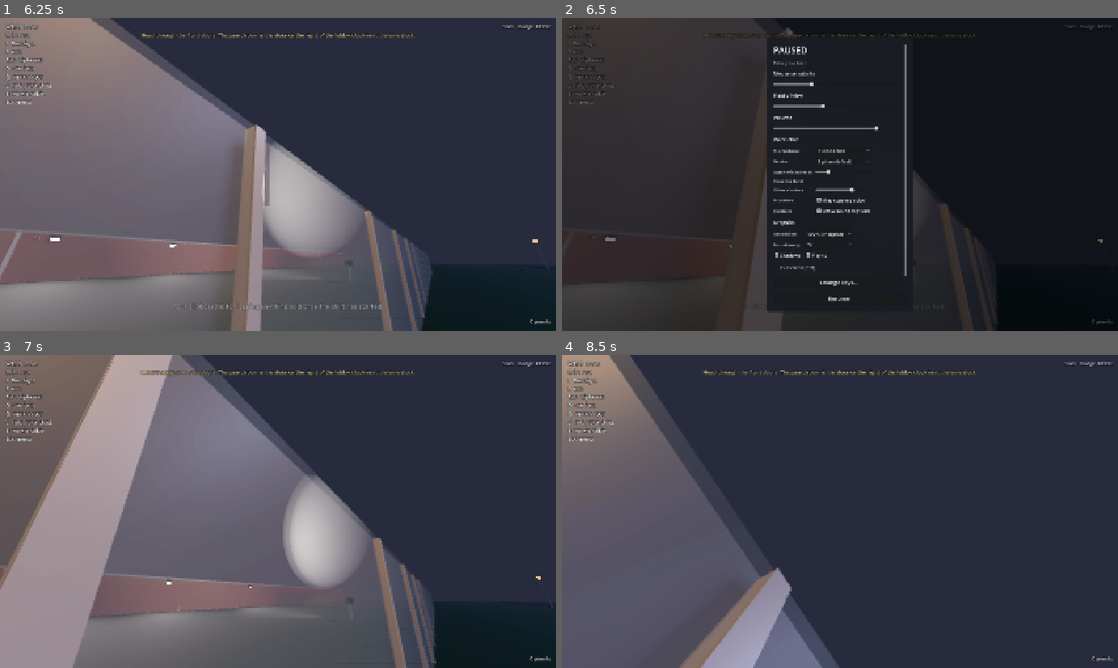
Above: before the commit, frames 1-4 (two rows, left to right).
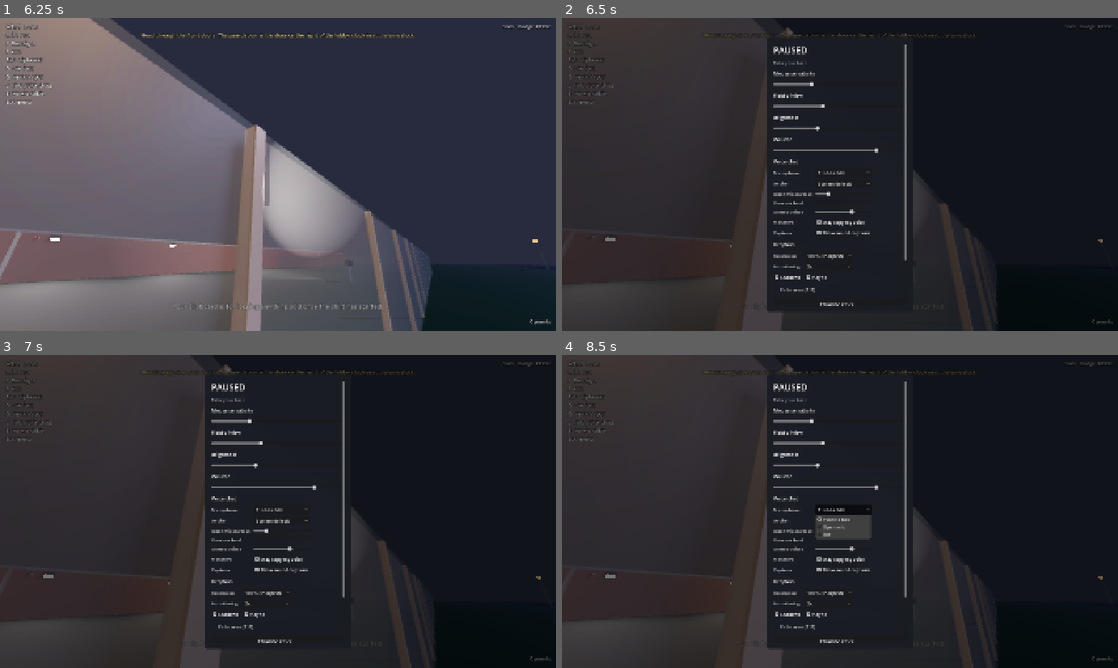
Above: after the commit, the same moments.

Repository: Travis700/Game
Game: Godot game, scene res://scenes/main.tscn
Two runs of this game, one before a commit and one after it. Both use one fixed random seed, a clock stepped at 60 frames per second and the inputs below.
Inputs (mouse positions are in pixels of both pictures, inside the frame that each line leads up to):
- Up to frame 1 (6.25 s): click "Normal nights (12 min)" at 0.5 s; click "Normal nights (12 min)" at 1.25 s; click "Play solo" at 2 s; tap Enter at 2.75 s; move the mouse to (305, 174) at 2.77 s; hold Tab (clipboard) 2.78-3.53 s; hold W (move_forward) from 2.78 s (still down); click (305, 174) at 2.92 s; move the mouse to (250, 174) at 3.52 s; tap R (compare) at 3.6 s; move the mouse to (289, 168) at 4.27 s; hold F (flashlight) 4.28-5.03 s; move the mouse to (272, 180) at 5.02 s; tap E (interact) at 5.1 s; click (272, 180) at 5.17 s; move the mouse to (316, 177) at 5.77 s; tap 1 (monitor_1) at 5.85 s
- Up to frame 2 (6.5 s): keep holding W (move_forward); tap Escape (pause) at 6.4 s
- Up to frame 3 (7 s): release W (move_forward) at 6.5 s; click "Resume" at 6.5 s
- Up to frame 4 (8.5 s): move the mouse to (795, 508) at 7.27 s; hold W (move_forward) from 7.28 s (still down); tap 2 (monitor_2) at 7.35 s; move the mouse to (845, 511) at 8.02 s; tap 3 (monitor_3) at 8.1 s; click (845, 511) at 8.17 s

Frame 1 is identical in both runs. In frame 2, 1.9% of the frame differs, in the area x 38-62%, y 31-92%; in frame 3, 95%, in the area x 0-100%, y 0-100%; in frame 4, 79%.

Commit message:
Brightness setting in the menu
Co-Authored-By: Claude Opus 5.5 <noreply@anthropic.com>
Claude-Session: https://claude.ai/code/session_015YKvNgaJwTwAVL8wj2PRTQ

Diff:
--- a/scripts/main.gd
+++ b/scripts/main.gd
@@ -1881,7 +1881,9 @@
 
 	var world_env := WorldEnvironment.new()
 	world_env.environment = env
+	world_env.add_to_group("world_env")
 	add_child(world_env)
+	(func() -> void: Profile.apply_brightness()).call_deferred()
 
 	var moon := DirectionalLight3D.new()
 	moon.name = "Moon"
--- a/scripts/pause_menu.gd
+++ b/scripts/pause_menu.gd
@@ -80,6 +80,12 @@
 	fov.step = 1.0
 	fov.value_changed.connect(func(value: float) -> void: Profile.fov = value)
 	column.add_child(fov)
+	column.add_child(_label("Brightness"))
+	var brightness := _slider(0.6, 1.8, Profile.brightness)
+	brightness.value_changed.connect(func(value: float) -> void:
+		Profile.brightness = value
+		Profile.apply_brightness())
+	column.add_child(brightness)
 	column.add_child(_label("Volume"))
 	_volume = _slider(0.0, 1.0, Profile.volume)
 	_volume.value_changed.connect(func(value: float) -> void:
--- a/scripts/profile.gd
+++ b/scripts/profile.gd
@@ -16,6 +16,8 @@
 var antialiasing := 1
 ## Field of view, in degrees.
 var fov := 75.0
+## Overall brightness (1 = as designed). For dark screens: the night should be dark, not invisible.
+var brightness := 1.0
 ## Voice chat: "push" (hold the push-to-talk key), "open" (talks when you're loud enough) or "off".
 var voice_mode := "push"
 ## Open mic: how loud (0-1) you have to be before it sends.
@@ -54,6 +56,7 @@
 		shadows = config.get_value("graphics", "shadows", true)
 		antialiasing = config.get_value("graphics", "antialiasing", 1)
 		fov = config.get_value("graphics", "fov", 75.0)
+		brightness = config.get_value("graphics", "brightness", 1.0)
 		voice_mode = config.get_value("voice", "mode", "push")
 		mic_threshold = config.get_value("voice", "threshold", 0.12)
 		voice_volume = config.get_value("voice", "volume", 1.0)
@@ -90,6 +93,7 @@
 	config.set_value("graphics", "shadows", shadows)
 	config.set_value("graphics", "antialiasing", antialiasing)
 	config.set_value("graphics", "fov", fov)
+	config.set_value("graphics", "brightness", brightness)
 	config.set_value("voice", "mode", voice_mode)
 	config.set_value("voice", "threshold", mic_threshold)
 	config.set_value("voice", "volume", voice_volume)
@@ -102,6 +106,14 @@
 	config.set_value("settings", "captions", captions)
 	config.set_value("settings", "night_length", night_length)
 	_save(config)
+
+
+## Applies the brightness setting to the game world's look (WorldEnvironments in "world_env").
+func apply_brightness() -> void:
+	for node in get_tree().get_nodes_in_group("world_env"):
+		var env := (node as WorldEnvironment).environment
+		env.adjustment_enabled = true
+		env.adjustment_brightness = brightness
 
 
 func apply_volume() -> void:
Not shown, changed: README.md
